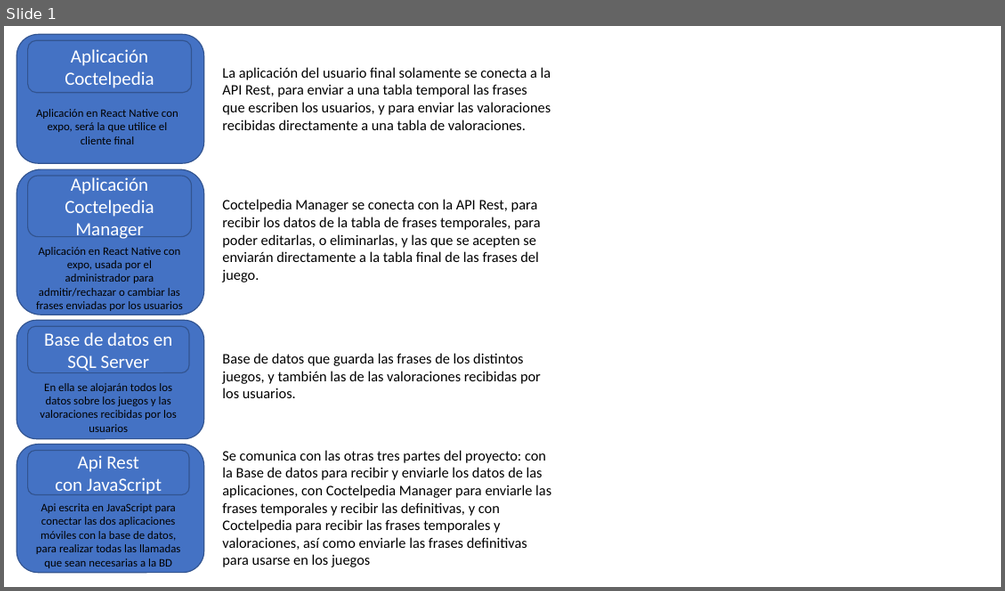
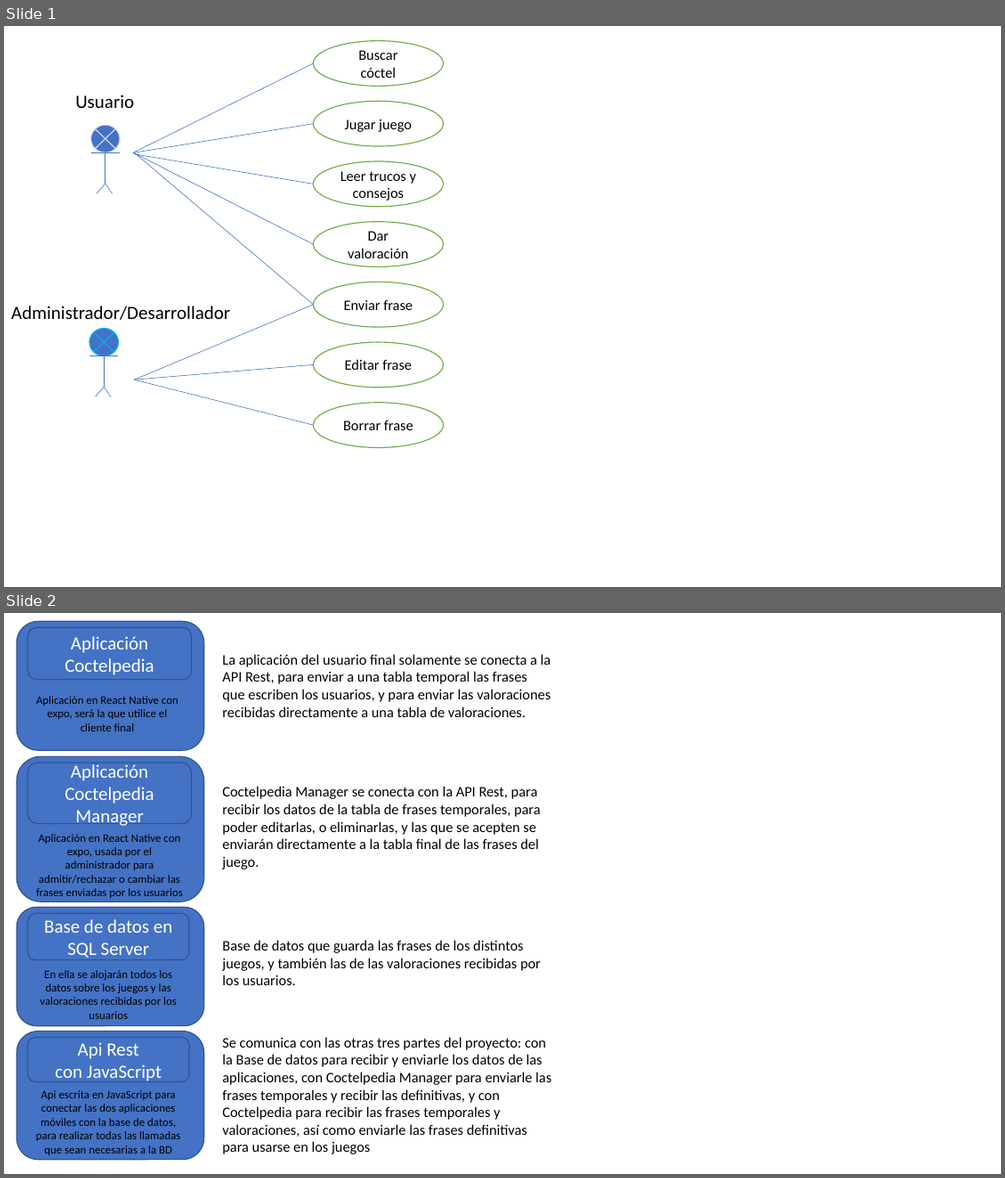
Before and after one commit to Deagle50/dam_proyecto_final, a slide deck: Diapositivas utilizadas en la documentación.pptx. Shown one above the other, each under a label of ours: slide 1 before the commit, slides 1 and 2 after it. The pictures are 1005x591 and 1005x1178 pixels, drawn with LibreOffice and Linux fonts; fonts in the diff are those of the drawing. Boxes give left, top, right and bottom in pixels: in the first picture for what was removed or moved away, otherwise in the second. Text is boxed around its words. In the diff, an @@ line names an element or a change of style, - is before the commit and + after.

```diff
--- a/Diapositivas utilizadas en la documentación.pptx
+++ b/Diapositivas utilizadas en la documentación.pptx
@@ slide 1 added at [4, 26, 1001, 587], background #FFFFFF @@
@@ ellipse added at [314, 41, 444, 86], fill #FFFFFF, outline #70AD47 1 pt, 14 pt, text #000000 @@
+Buscar cóctel
@@ line added from (133, 152) to (314, 63), #4472C4 0.5 pt @@
@@ text added at [75, 95, 134, 108], 18 pt, text #000000 @@
+Usuario
@@ ellipse added at [314, 101, 444, 145], fill #FFFFFF, outline #70AD47 1 pt, 14 pt, text #000000 @@
+Jugar juego
@@ flow chart summing junction added at [90, 125, 120, 152], fill #4472C4, outline #D6DCE5 1 pt @@
@@ line added from (134, 152) to (314, 124), #4472C4 0.5 pt @@
@@ line added from (90, 152) to (120, 152), #4472C4 0.5 pt @@
@@ line added from (105, 152) to (105, 183), #4472C4 0.5 pt @@
@@ line added from (133, 154) to (314, 184), #4472C4 0.5 pt @@
@@ line added from (133, 152) to (314, 244), #4472C4 0.5 pt @@
@@ line added from (134, 152) to (314, 305), #4472C4 0.5 pt @@
@@ line added from (105, 183) to (97, 193), #4472C4 0.5 pt @@
@@ line added from (105, 183) to (113, 193), #4472C4 0.5 pt @@
@@ ellipse added at [314, 161, 444, 206], fill #FFFFFF, outline #70AD47 1 pt, 14 pt, text #000000 @@
+Leer trucos y consejos
@@ ellipse added at [314, 222, 444, 267], fill #FFFFFF, outline #70AD47 1 pt, 14 pt, text #000000 @@
+Dar valoración
@@ ellipse added at [314, 281, 444, 327], fill #FFFFFF, outline #70AD47 1 pt, 14 pt, text #000000 @@
+Enviar frase
@@ text added at [11, 305, 230, 320], 18 pt, text #000000 @@
+Administrador/Desarrollador
@@ line added from (134, 379) to (314, 305), #4472C4 0.5 pt @@
@@ flow chart summing junction added at [89, 328, 119, 356], fill #4472C4, outline #00B0F0 1 pt @@
@@ ellipse added at [314, 342, 444, 387], fill #FFFFFF, outline #70AD47 1 pt, 14 pt, text #000000 @@
+Editar frase
@@ line added from (89, 356) to (119, 356), #4472C4 0.5 pt @@
@@ line added from (105, 356) to (105, 386), #4472C4 0.5 pt @@
@@ line added from (133, 379) to (314, 365), #4472C4 0.5 pt @@
@@ line added from (105, 386) to (96, 397), #4472C4 0.5 pt @@
@@ line added from (105, 386) to (111, 397), #4472C4 0.5 pt @@
@@ line added from (134, 379) to (314, 425), #4472C4 0.5 pt @@
@@ ellipse added at [314, 402, 444, 447], fill #FFFFFF, outline #70AD47 1 pt, 14 pt, text #000000 @@
+Borrar frase
@@ what was slide 1 is now slide 2 @@
```
Also in this commit, not shown: 1 slide changed, 5 other files.
